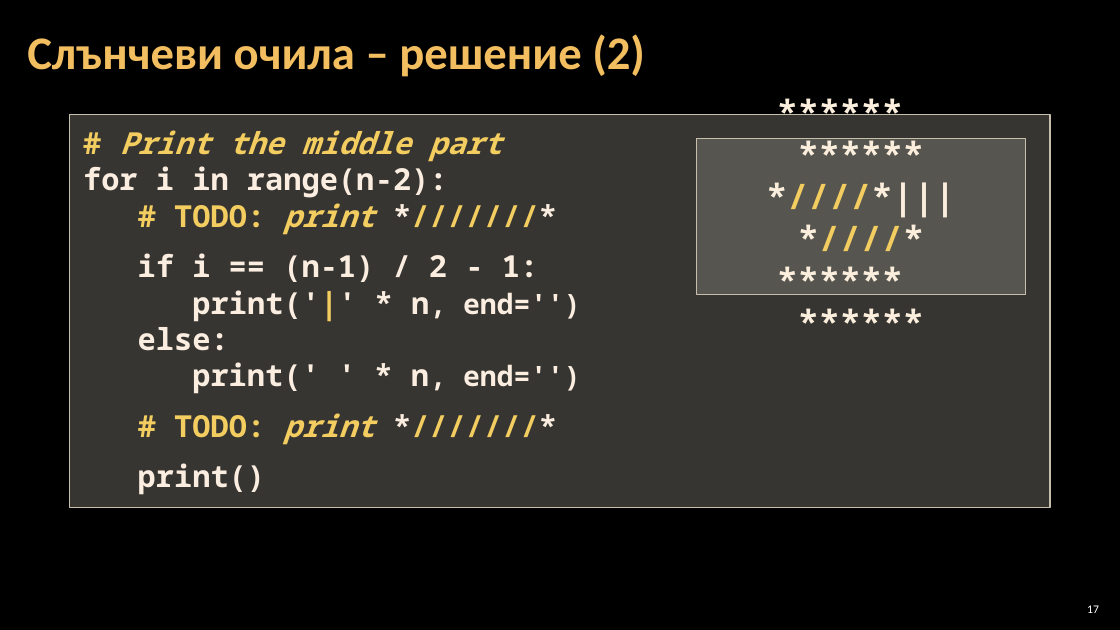
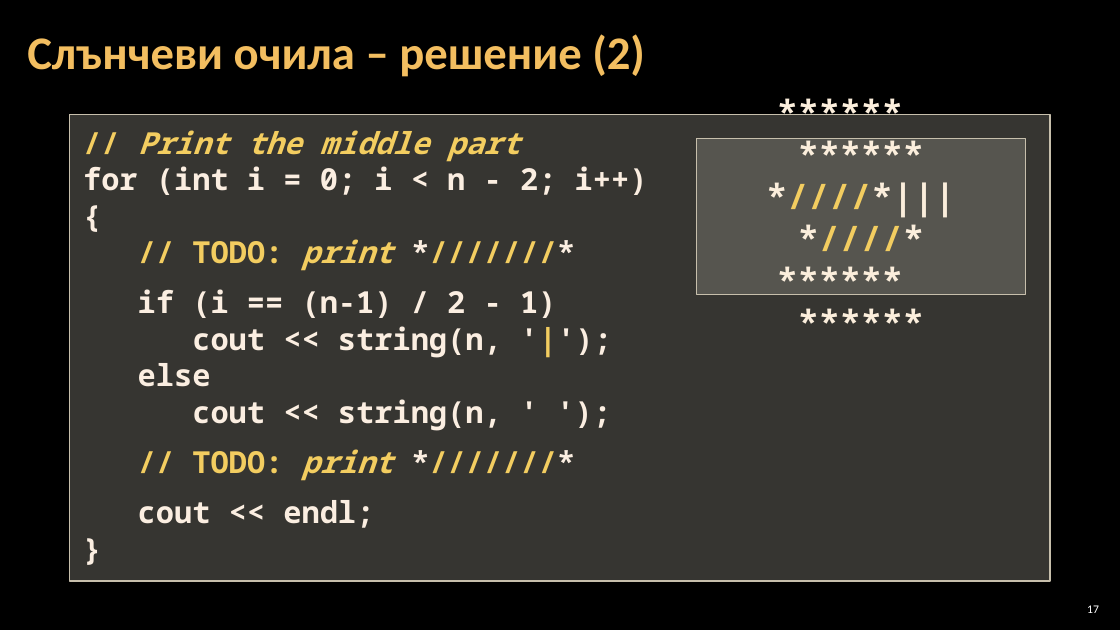
Before and after one commit to Software-University/C-plus-plus, a slide deck: slide 17 of 6. Drawing-with-Loops/6. Drawing-with-Loops.pptx. Drawn at 1120x630 pixels with LibreOffice and Linux fonts; fonts in the diff are those of the drawing; background and template pictures are left out. Boxes give left, top, right and bottom in pixels: in the first picture for what was removed or moved away, otherwise in the second. Text is boxed around its words. In the diff, an @@ line names an element or a change of style, - is before the commit and + after.

```diff
--- a/6. Drawing-with-Loops/6. Drawing-with-Loops.pptx
+++ b/6. Drawing-with-Loops/6. Drawing-with-Loops.pptx
@@ rectangle "// Print the middle part": place and size @@
-rectangle "// Print the middle part" at <box>70,114,1050,507</box>
+rectangle "// Print the middle part" at <box>70,114,1050,581</box>
@@ text in rectangle at <box>83,130,648,528</box>: text changed @@
-# Print the middle part
-for i in range(n-2):
-# TODO: print *///////*
-if i == (n-1) / 2 - 1:
-print('|' * n, end='')
-else:
-print(' ' * n, end='')
-# TODO: print *///////*
-print()
+// Print the middle part
+for (int i = 0; i < n - 2; i++)
+{
+// TODO: print *///////*
+if (i == (n-1) / 2 - 1)
+cout << string(n, '|');
+else
+cout << string(n, ' ');
+// TODO: print *///////*
+cout << endl;
+}
```
Also in this commit, not shown: 15 other slides changed.
